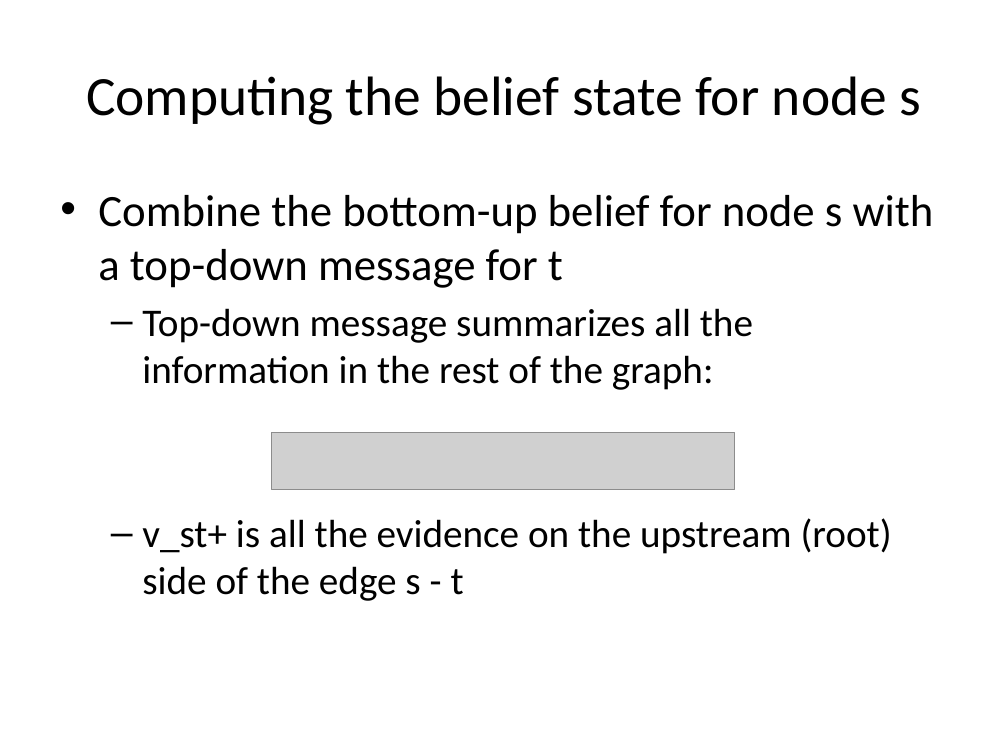
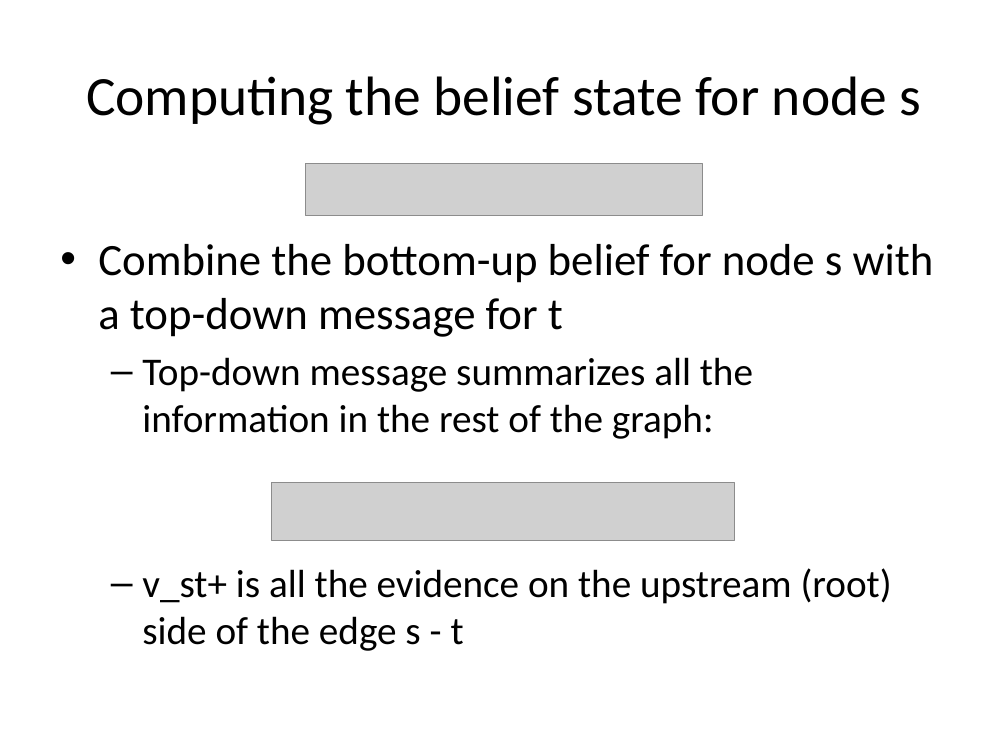
Before and after one commit to aritter/aritter.github.io, a slide deck: slide 19 of courses/slides/exact_inference.pptx (slide 17 before the commit). Drawn at 1008x756 pixels with LibreOffice and Linux fonts; fonts in the diff are those of the drawing; grey boxes stand for pictures. Boxes give left, top, right and bottom in pixels: in the first picture for what was removed or moved away, otherwise in the second. Text is boxed around its words. In the diff, an @@ line names an element or a change of style, - is before the commit and + after.

```diff
--- a/courses/slides/exact_inference.pptx
+++ b/courses/slides/exact_inference.pptx
@@ picture added at <box>305,163,703,215</box> @@
@@ text "Combine the bottom-up belief for ...": place and size @@
-text "Combine the bottom-up belief for ..." at <box>98,195,934,601</box>
+text "Combine the bottom-up belief for ..." at <box>98,244,934,651</box>
@@ picture: place and size @@
-picture at <box>271,432,735,490</box>
+picture at <box>271,483,735,540</box>
```
Also in this commit, not shown: 3 other slides changed, 3 slides added, 2 slides removed.
